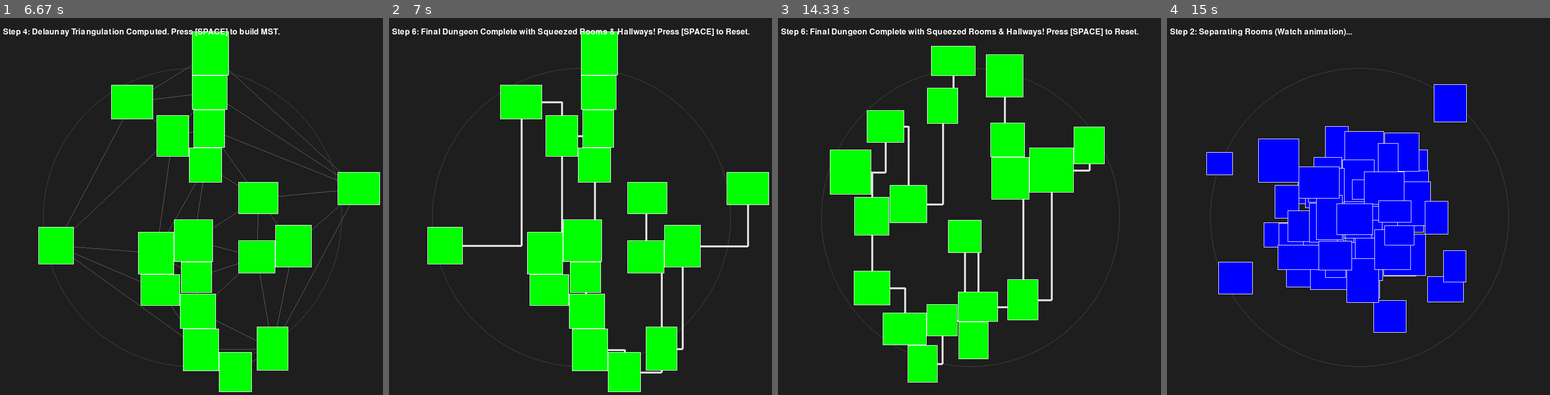
Above: before the commit, frames 1-4 (left to right).
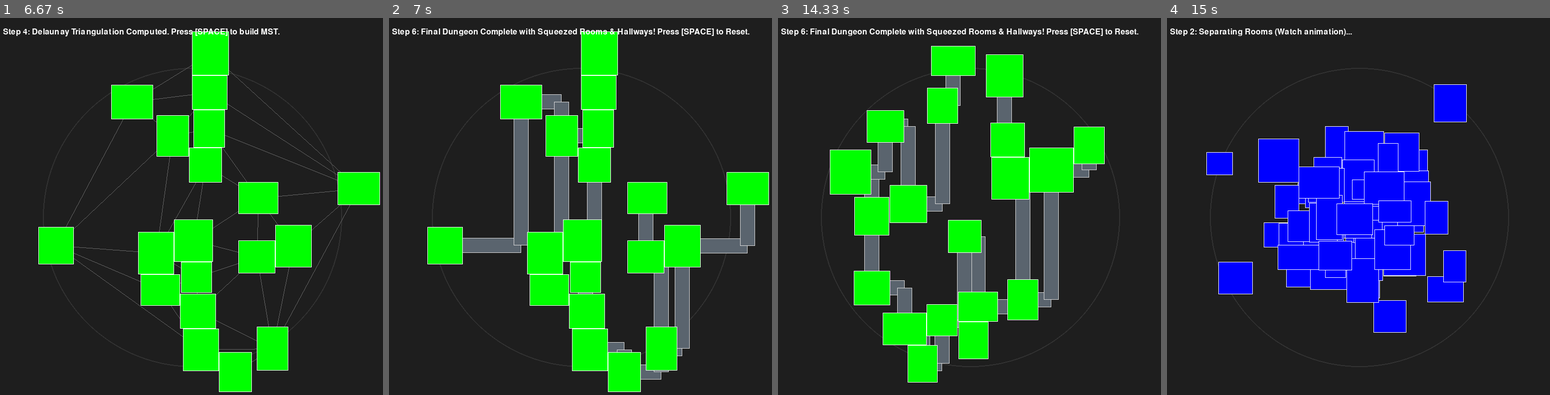
Above: after the commit, the same moments.

Repository: Imas7264/Pygame-Platformer
Game: pygame game, started from project/src/room/room_main.py
The game is run twice, just before and just after one commit, with the same random seed, the same clock (stepped at 60 frames per second) and the same inputs.
Inputs:
- Up to frame 1 (6.67 s): tap Space at 0.33, 0.73, 1.03, 6.47 s
- Up to frame 2 (7 s): tap Space at 6.77, 6.97 s
- Up to frame 3 (14.33 s): tap Space at 7.27, 7.47, 7.77, 13.43, 13.83, 14.13 s
- Up to frame 4 (15 s): tap Space at 14.5, 14.9 s

Frame 1 is identical in both runs. In frame 2, 6.1% of the frame differs, in the area x 19-96%, y 20-96%; in frame 3, 6.6%, in the area x 22-84%, y 15-94%; in frame 4, nothing differs.

Commit message:
replace thin hallways with small rooms

Diff:
--- a/project/src/room/hallways.py
+++ b/project/src/room/hallways.py
@@ -1,20 +1,54 @@
-def generate_hallways(mst_edges, alignment_threshold=15):
-    """Generates hallway line segments based on room alignment (straight or L-shape)."""
-    hallways = []
+import pygame
+
+
+def generate_hallways(
+    mst_edges, alignment_threshold=15, hallway_width=30
+):  # hallway_width acts as the room size/thickness
+    """Generates hallway line segments and converts them into thick rectangular room blocks."""
+    hallway_rects = []
+
     for p1, p2 in mst_edges:
         x1, y1 = p1
         x2, y2 = p2
 
-        # Check if horizontally close (similar y positions)
+        # collect the individual line segments based on your alignment rules
+        segments = []
         if abs(y1 - y2) <= alignment_threshold:
-            hallways.append((p1, (x2, y1)))
-        # Check if vertically close (similar x positions)
+            segments.append((p1, (x2, y1)))
         elif abs(x1 - x2) <= alignment_threshold:
-            hallways.append((p1, (x1, y2)))
+            segments.append((p1, (x1, y2)))
         else:
-            # L-shape: Create a corner point and split into two segments
             corner = (x2, y1)
-            hallways.append((p1, corner))
-            hallways.append((corner, p2))
+            segments.append((p1, corner))
+            segments.append((corner, p2))
 
-    return hallways
+        # convert each line segment into a thick rectangular room block
+        for seg_p1, seg_p2 in segments:
+            sx1, sy1 = seg_p1
+            sx2, sy2 = seg_p2
+
+            x_min = min(sx1, sx2)
+            x_max = max(sx1, sx2)
+            y_min = min(sy1, sy2)
+            y_max = max(sy1, sy2)
+
+            # if it's a horizontal segment
+            if y_min == y_max:
+                rect = pygame.Rect(
+                    x_min,
+                    y_min - hallway_width // 2,
+                    x_max - x_min,
+                    hallway_width,
+                )
+            # if it's a vertical segment
+            else:
+                rect = pygame.Rect(
+                    x_min - hallway_width // 2,
+                    y_min,
+                    hallway_width,
+                    y_max - y_min,
+                )
+
+            hallway_rects.append(rect)
+
+    return hallway_rects
--- a/project/src/room/room_main.py
+++ b/project/src/room/room_main.py
@@ -94,8 +94,9 @@
 
     # final hallway
     if state == 6:
-        for hallway in hallways:
-            pygame.draw.line(screen, (220, 220, 220), hallway[0], hallway[1], 4)
+        for hw_rect in hallways:
+            pygame.draw.rect(screen, (90, 100, 110), hw_rect)
+            pygame.draw.rect(screen, (220, 220, 220), hw_rect, 1)
 
     # draw the rooms
     for room in rooms:
